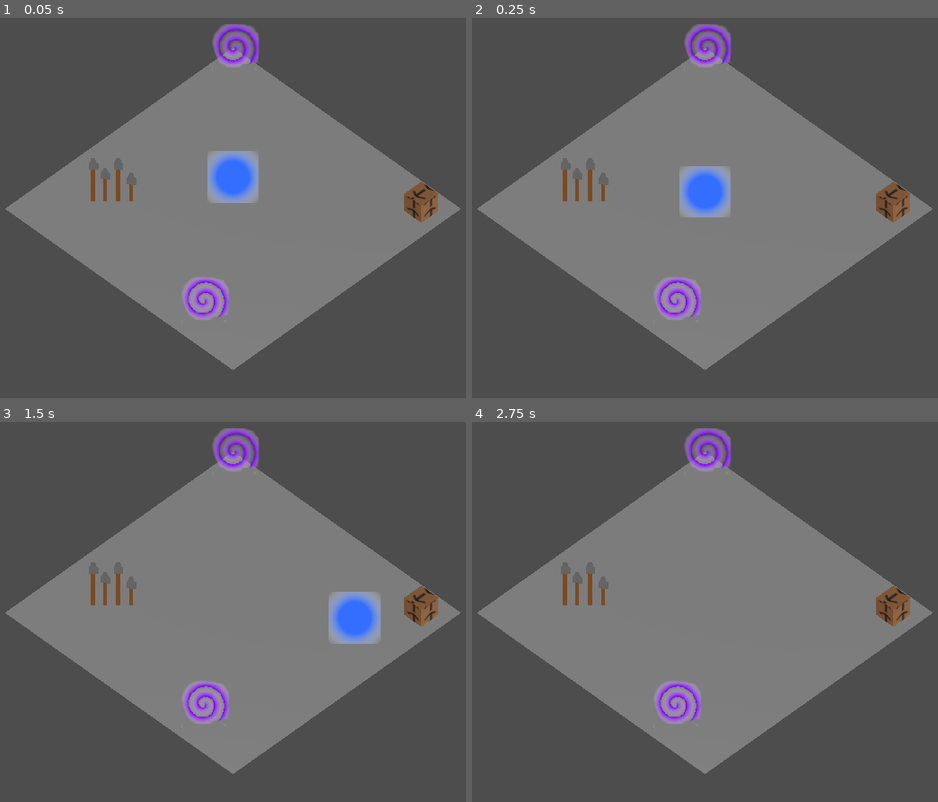
Above: before the commit, frames 1-4 (two rows, left to right).
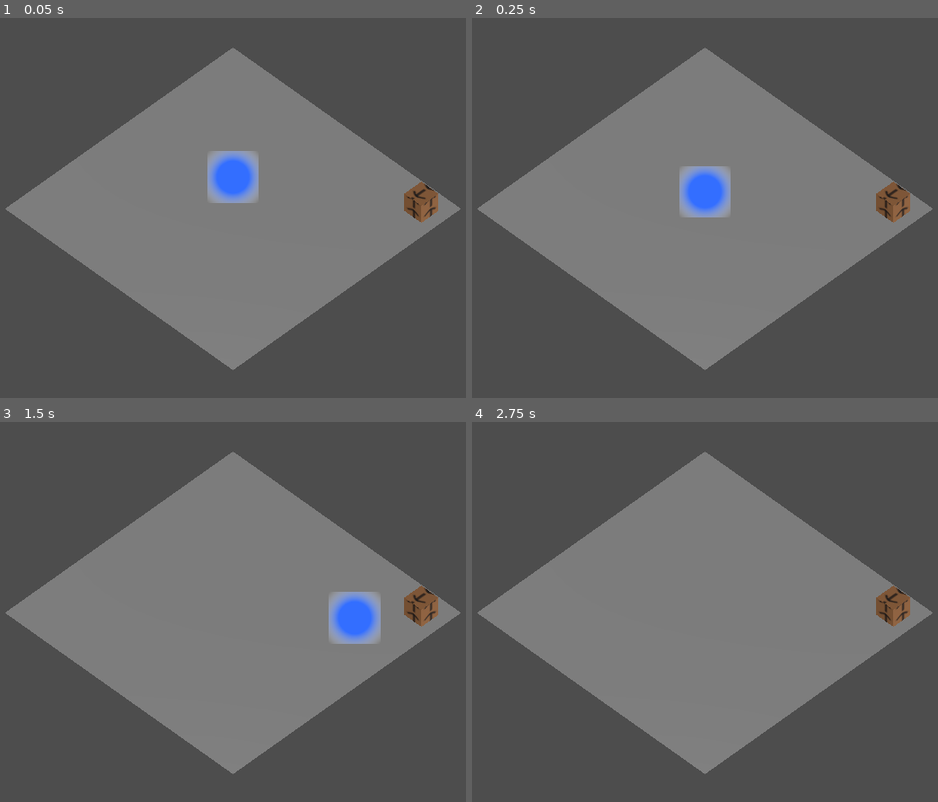
Above: after the commit, the same moments.

Repository: Hazematman/GGJ2025
Game: Godot game, scene res://scenes/main_menu.tscn
Two runs of this game, one before a commit and one after it. Both use one fixed random seed, a clock stepped at 60 frames per second and the inputs below. Before the commit the project starts from res://scenes/game.tscn.
Inputs:
- Up to frame 1 (0.05 s): no input
- Up to frame 2 (0.25 s): no input
- Up to frame 3 (1.5 s): tap Enter (ui_accept) at 0.5, 0.77 s; hold Right (ui_right) 0.53-1.28 s; hold Down (ui_down) from 1.28 s (still down)
- Up to frame 4 (2.75 s): tap Enter (ui_accept) at 1.52 s; release Down (ui_down) at 2.03 s; hold Right (ui_right) from 2.03 s (still down)

The runs differ from the first frame. In frame 1, 1.9% of the frame differs, in the area x 19-56%, y 1-80%; in frame 2, 1.9%; in frame 3, 1.9%; in frame 4, 1.9%.

Commit message:
Main menu
Diferentes menuses

Diff:
--- a/project.godot
+++ b/project.godot
@@ -11,7 +11,7 @@
 [application]
 
 config/name="GGJ2025"
-run/main_scene="res://scenes/game.tscn"
+run/main_scene="res://scenes/main_menu.tscn"
 config/features=PackedStringArray("4.3", "GL Compatibility")
 config/icon="res://icon.svg"
 
--- a/scenes/game.tscn
+++ b/scenes/game.tscn
@@ -1,6 +1,7 @@
-[gd_scene load_steps=7 format=3 uid="uid://bnkxde3v6a63m"]
+[gd_scene load_steps=8 format=3 uid="uid://bnkxde3v6a63m"]
 
 [ext_resource type="PackedScene" uid="uid://dhl4dlwx751ji" path="res://scenes/jugador.tscn" id="1_on0ku"]
+[ext_resource type="Script" path="res://scripts/mapa_basica.gd" id="1_y5lt0"]
 [ext_resource type="PackedScene" uid="uid://bukbegwo1hv80" path="res://scenes/pincho.tscn" id="2_31lb3"]
 [ext_resource type="PackedScene" uid="uid://bhm3q7oo8pjet" path="res://scenes/portal.tscn" id="3_37cqa"]
 [ext_resource type="PackedScene" uid="uid://stkqtq403the" path="res://scenes/piston.tscn" id="4_20j5n"]
@@ -11,6 +12,7 @@
 data = PackedVector3Array(1, 0, 1, -1, 0, 1, 1, 0, -1, -1, 0, 1, -1, 0, -1, 1, 0, -1)
 
 [node name="Node3D" type="Node3D"]
+script = ExtResource("1_y5lt0")
 
 [node name="Camera3D" type="Camera3D" parent="."]
 transform = Transform3D(0.707107, -0.5, 0.5, 0, 0.707107, 0.707107, -0.707107, -0.5, 0.5, 1, 1.5, 1)
@@ -45,4 +47,5 @@
 [node name="Piston" parent="." instance=ExtResource("4_20j5n")]
 transform = Transform3D(1, 0, 0, 0, 1, 0, 0, 0, 1, 0.838535, 0.25, -0.813849)
 
+[connection signal="mata" from="." to="." method="_on_mata"]
 [connection signal="mata" from="Jugador" to="Jugador" method="_on_mata"]
--- /dev/null
+++ b/scenes/game_over.tscn
@@ -0,0 +1,25 @@
+[gd_scene load_steps=3 format=3 uid="uid://dpb3yqnixl1sm"]
+
+[ext_resource type="Script" path="res://scripts/boton_reintentar.gd" id="1_itjs1"]
+[ext_resource type="Script" path="res://scripts/boton_salir.gd" id="2_u5h41"]
+
+[node name="game_over" type="CanvasLayer"]
+
+[node name="Reintentar" type="Button" parent="."]
+offset_left = 526.0
+offset_top = 85.0
+offset_right = 664.0
+offset_bottom = 134.0
+text = "Reintentar"
+script = ExtResource("1_itjs1")
+
+[node name="Salir" type="Button" parent="."]
+offset_left = 527.0
+offset_top = 217.0
+offset_right = 665.0
+offset_bottom = 266.0
+text = "Salir del juego"
+script = ExtResource("2_u5h41")
+
+[connection signal="pressed" from="Reintentar" to="Reintentar" method="_button_pressed"]
+[connection signal="pressed" from="Salir" to="Salir" method="_button_pressed"]
--- /dev/null
+++ b/scenes/main_menu.tscn
@@ -0,0 +1,37 @@
+[gd_scene load_steps=6 format=3 uid="uid://d4lvv1vix1qn2"]
+
+[ext_resource type="PackedScene" uid="uid://dhl4dlwx751ji" path="res://scenes/jugador.tscn" id="1_nfbys"]
+[ext_resource type="PackedScene" uid="uid://stkqtq403the" path="res://scenes/piston.tscn" id="2_0yfdn"]
+[ext_resource type="Script" path="res://scripts/Empezar.gd" id="3_3qxao"]
+
+[sub_resource type="PlaneMesh" id="PlaneMesh_bjj35"]
+
+[sub_resource type="ConcavePolygonShape3D" id="ConcavePolygonShape3D_f7ohk"]
+data = PackedVector3Array(1, 0, 1, -1, 0, 1, 1, 0, -1, -1, 0, 1, -1, 0, -1, 1, 0, -1)
+
+[node name="main menu" type="Node3D"]
+
+[node name="Camera3D" type="Camera3D" parent="."]
+transform = Transform3D(0.707107, -0.5, 0.5, 0, 0.707107, 0.707107, -0.707107, -0.5, 0.5, 1, 1.5, 1)
+projection = 1
+current = true
+size = 2.5
+
+[node name="StaticBody3D" type="StaticBody3D" parent="."]
+
+[node name="MeshInstance3D" type="MeshInstance3D" parent="StaticBody3D"]
+mesh = SubResource("PlaneMesh_bjj35")
+
+[node name="CollisionShape3D" type="CollisionShape3D" parent="StaticBody3D"]
+shape = SubResource("ConcavePolygonShape3D_f7ohk")
+
+[node name="DirectionalLight3D" type="DirectionalLight3D" parent="."]
+transform = Transform3D(0.838671, -0.385118, 0.385118, 0, 0.707107, 0.707107, -0.544639, -0.59303, 0.59303, 0, 2.26353, 2.8444)
+
+[node name="Jugador" parent="." instance=ExtResource("1_nfbys")]
+
+[node name="Empezar" parent="." instance=ExtResource("2_0yfdn")]
+transform = Transform3D(1, 0, 0, 0, 1, 0, 0, 0, 1, 0.838535, 0.25, -0.813849)
+script = ExtResource("3_3qxao")
+
+[connection signal="mata" from="Jugador" to="Jugador" method="_on_mata"]
--- /dev/null
+++ b/scripts/Empezar.gd
@@ -0,0 +1,7 @@
+extends StaticBody3D
+
+var puede_interactuar = false
+
+func _on_body_entered(body: Node3D) -> void:
+	print("Jugador collision")
+	puede_interactuar = true
--- /dev/null
+++ b/scripts/boton_reintentar.gd
@@ -0,0 +1,15 @@
+extends Button
+
+
+# Called when the node enters the scene tree for the first time.
+func _ready() -> void:
+	pass # Replace with function body.
+
+
+# Called every frame. 'delta' is the elapsed time since the previous frame.
+func _process(delta: float) -> void:
+	pass
+
+func _button_pressed():
+	print("Reiniciar pulsado")
+	get_tree().reload_current_scene()
--- /dev/null
+++ b/scripts/boton_salir.gd
@@ -0,0 +1,14 @@
+extends Button
+
+
+# Called when the node enters the scene tree for the first time.
+func _ready() -> void:
+	pass # Replace with function body.
+
+
+# Called every frame. 'delta' is the elapsed time since the previous frame.
+func _process(delta: float) -> void:
+	pass
+
+func _button_pressed():
+	get_tree().quit()
--- a/scripts/mapa_basica.gd
+++ b/scripts/mapa_basica.gd
@@ -1,3 +1,13 @@
 extends Node3D
 
 @export var editor: Node = null
+
+const game_over_screen = preload("res://scenes/game_over.tscn")
+
+signal mata
+
+
+func _on_mata() -> void:
+	print("Murio el player")
+	var game_over = game_over_screen.instantiate()
+	add_child(game_over)
--- a/scripts/pincho.gd
+++ b/scripts/pincho.gd
@@ -1,4 +1,5 @@
 extends Area3D
 
 func _on_body_entered(body: Node3D) -> void:
+	body.get_parent().emit_signal("mata")
 	body.emit_signal("mata")
